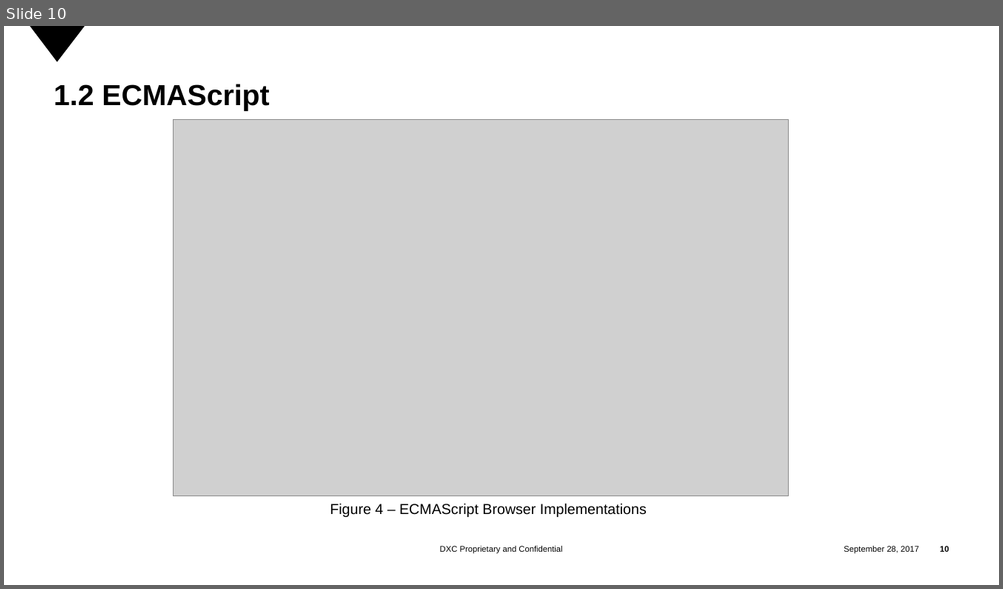
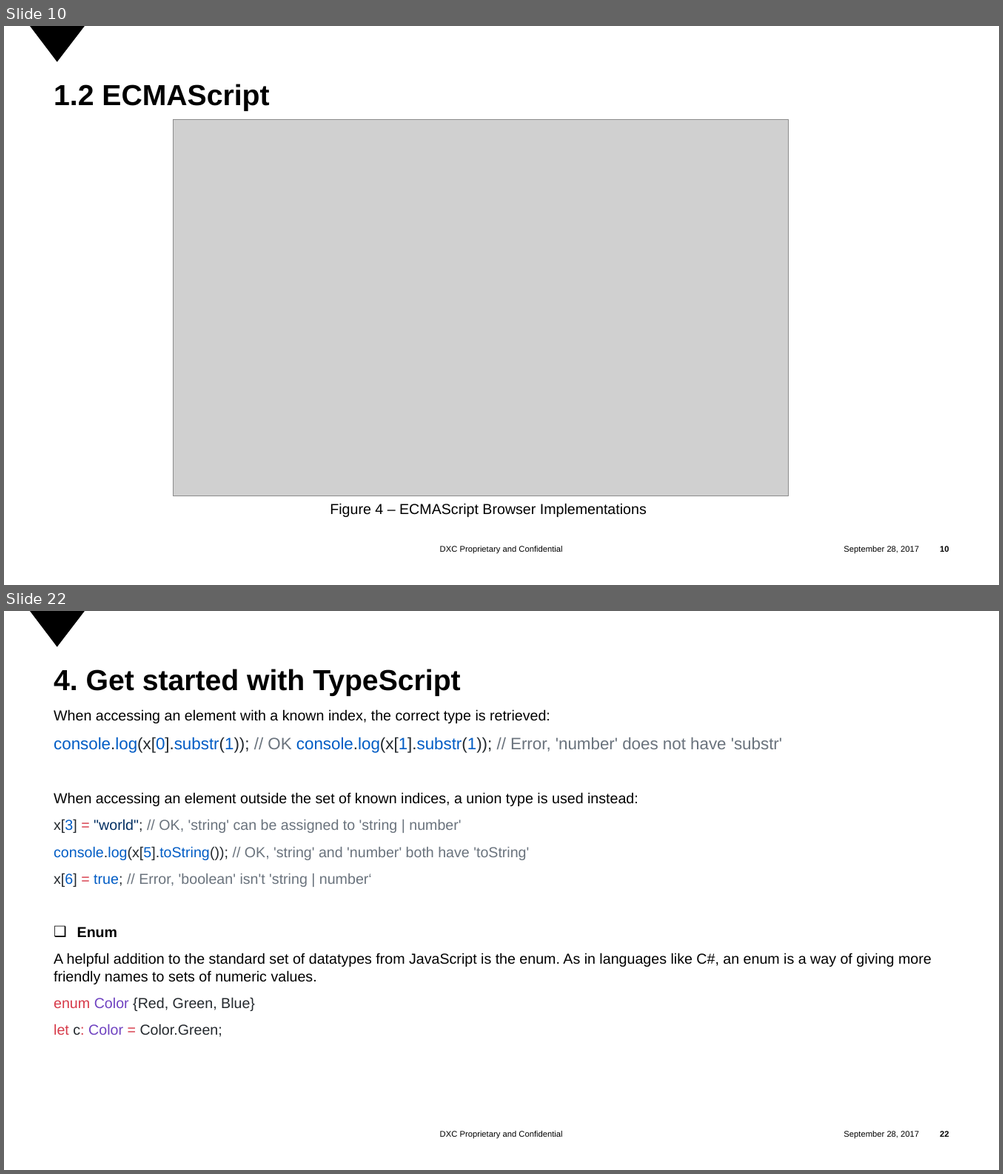
Before and after one commit to tranminhtrong/initial_bat_files, a slide deck: Introduction TypeScript.pptx. Shown one above the other, each under a label of ours: slide 10 before the commit, slides 10 and 22 after it; the slides between them are not shown. The pictures are 1003x589 and 1003x1174 pixels, drawn with LibreOffice and Linux fonts; fonts in the diff are those of the drawing; grey boxes stand for pictures; background and template pictures are left out. Boxes give left, top, right and bottom in pixels: in the first picture for what was removed or moved away, otherwise in the second. Text is boxed around its words. In the diff, an @@ line names an element or a change of style, - is before the commit and + after.

```diff
--- a/Introduction TypeScript.pptx
+++ b/Introduction TypeScript.pptx
@@ slide 22 added at (x1=4, y1=611, x2=999, y2=1170), background #FFFFFF; not listed: 4 template elements that a slide beside it also shows @@
@@ title added at (x1=54, y1=669, x2=460, y2=696), 28 pt, text #000000, bold @@
+4. Get started with TypeScript
@@ text added at (x1=54, y1=709, x2=931, y2=1037), 14 pt, text #000000 @@
+When accessing an element with a known index, the correct type is retrieved:
+console.log(x[0].substr(1)); // OK console.log(x[1].substr(1)); // Error, 'number' does not have 'substr'
+When accessing an element outside the set of known indices, a union type is used instead:
+x[3] = "world"; // OK, 'string' can be assigned to 'string | number'
+console.log(x[5].toString()); // OK, 'string' and 'number' both have 'toString'
+x[6] = true; // Error, 'boolean' isn't 'string | number‘
+❑ Enum
+A helpful addition to the standard set of datatypes from JavaScript is the enum. As in languages like C#, an enum is a way of giving more friendly names to sets of numeric values.
+enum Color {Red, Green, Blue}
+let c: Color = Color.Green;
```
Also in this commit, not shown: 1 slide changed, 22 other slides added, 1 slide removed, 1 other file.
